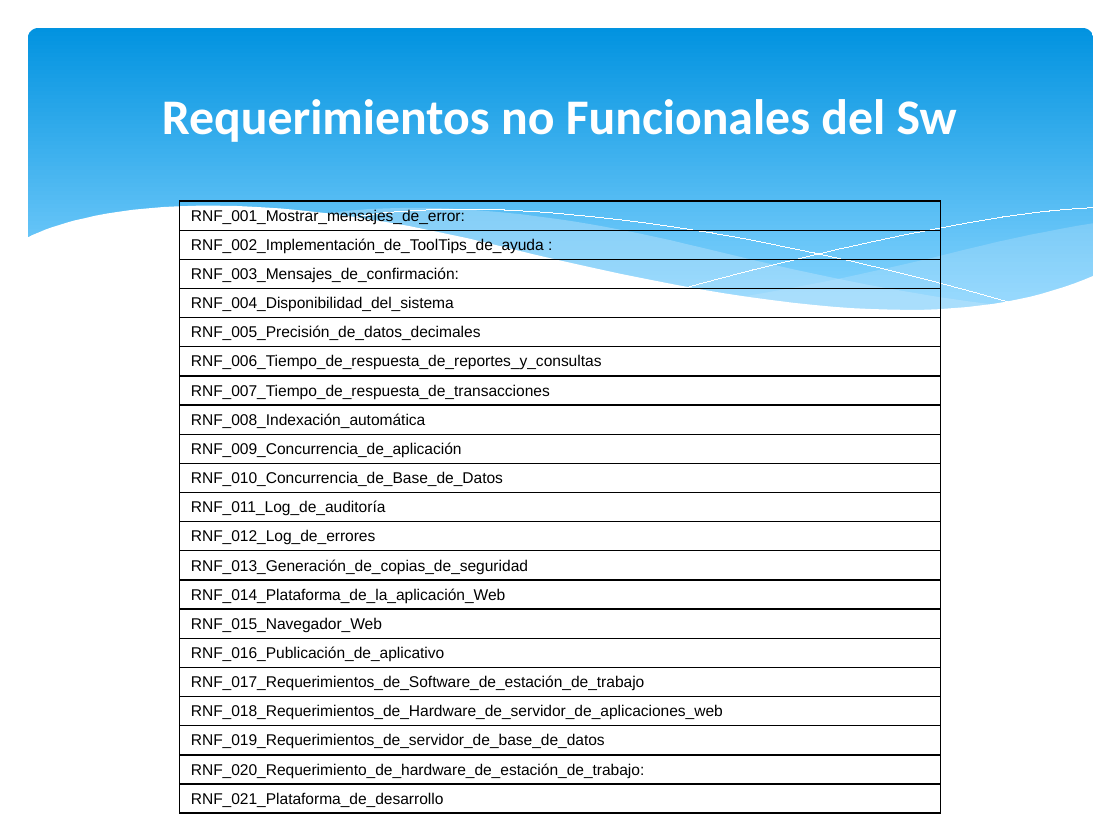
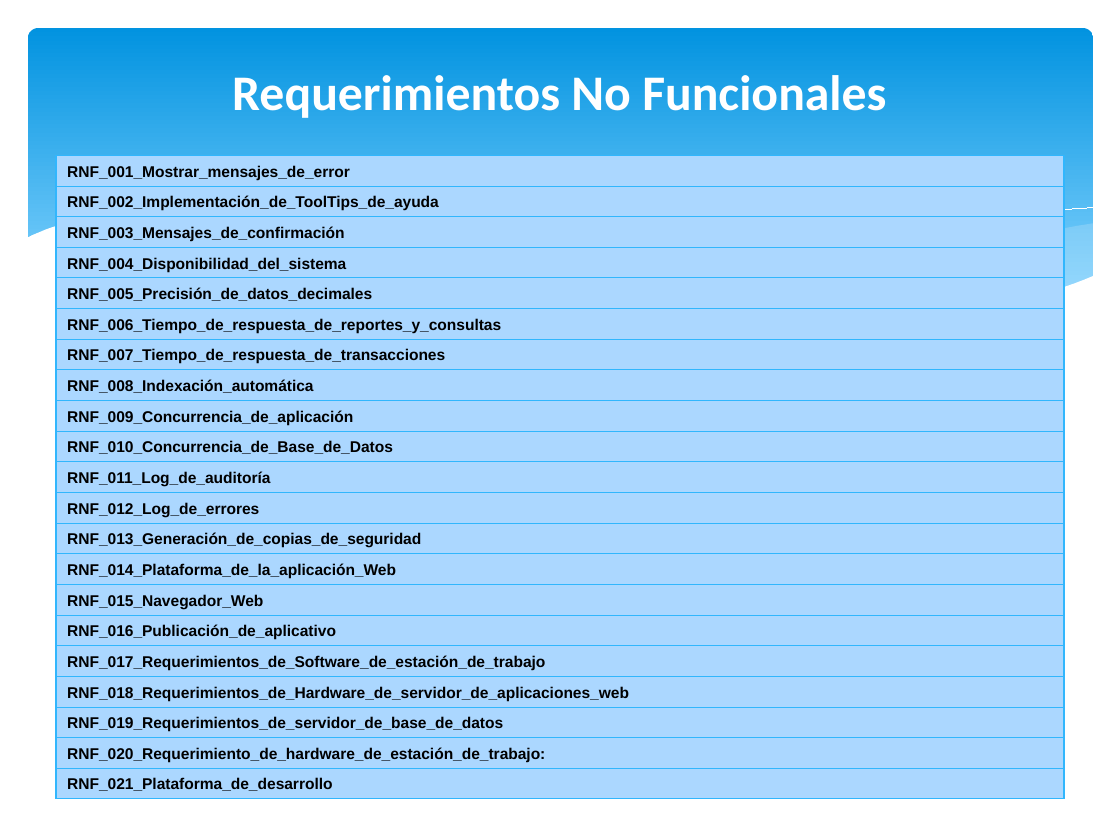
Before and after one commit to orlysemperfi/tp2-contratos-clientes, a slide deck: slide 6 of ITERACION 3/SUB ITERACION 4/PPT SUB-ITERACION 4 v1.1.pptx (slide 4 before the commit). Drawn at 1120x840 pixels with LibreOffice and Linux fonts; fonts in the diff are those of the drawing. Boxes give left, top, right and bottom in pixels: in the first picture for what was removed or moved away, otherwise in the second. Text is boxed around its words. In the diff, an @@ line names an element or a change of style, - is before the commit and + after.

```diff
--- a/ITERACION 3/SUB ITERACION 4/PPT SUB-ITERACION 4 v1.1.pptx
+++ b/ITERACION 3/SUB ITERACION 4/PPT SUB-ITERACION 4 v1.1.pptx
@@ text at (232,75,886,118): text changed @@
-Requerimientos no Funcionales del Sw
+Requerimientos No Funcionales
@@ table at (56,156,1064,800) @@
-row 1, column 1: RNF_001_Mostrar_mensajes_de_error:
+row 1, column 1: RNF_001_Mostrar_mensajes_de_error
-row 2, column 1: RNF_002_Implementación_de_ToolTips_de_ayuda :
+row 2, column 1: RNF_002_Implementación_de_ToolTips_de_ayuda
-row 3, column 1: RNF_003_Mensajes_de_confirmación:
+row 3, column 1: RNF_003_Mensajes_de_confirmación
@@ bold on in "RNF_004_Disponibilidad_del_sistema", "RNF_005_Precisión_de_datos_decimales", "RNF_006_Tiempo_de_respuesta_de_reportes_y_consultas", "RNF_007_Tiempo_de_respuesta_de_transacciones" and 14 more places @@
@@ borders changed @@
@@ table: place and size @@
-table at (179,202,940,829)
+table at (56,156,1064,800)
```
Also in this commit, not shown: 16 other slides changed, 4 slides added, 1 other file.
